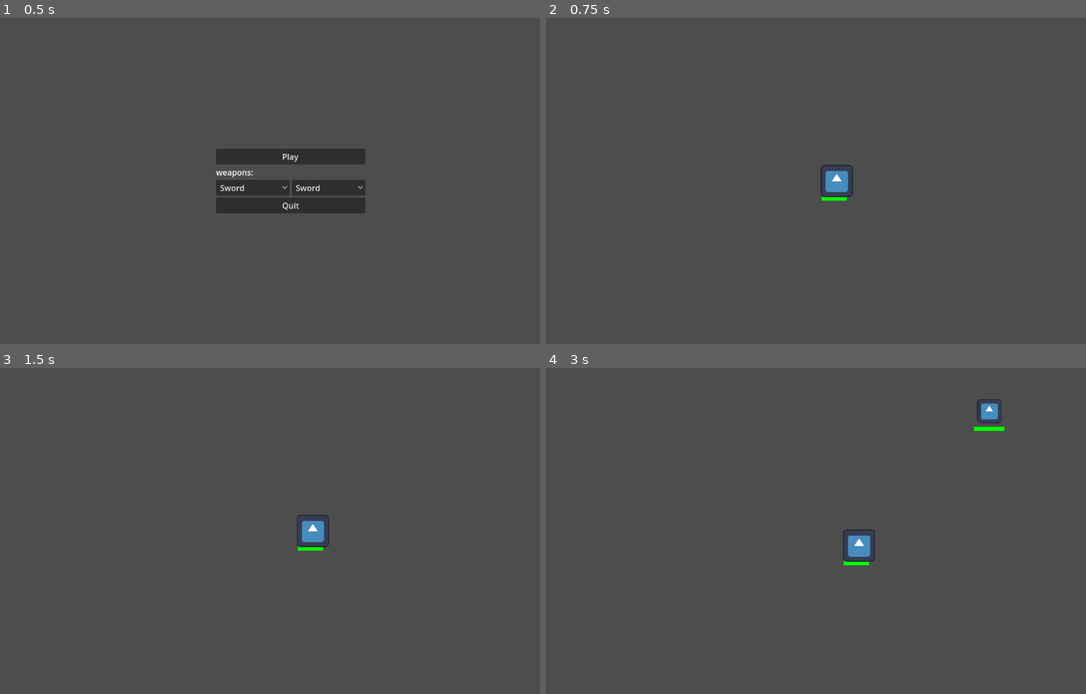
Above: before the commit, frames 1-4 (two rows, left to right).
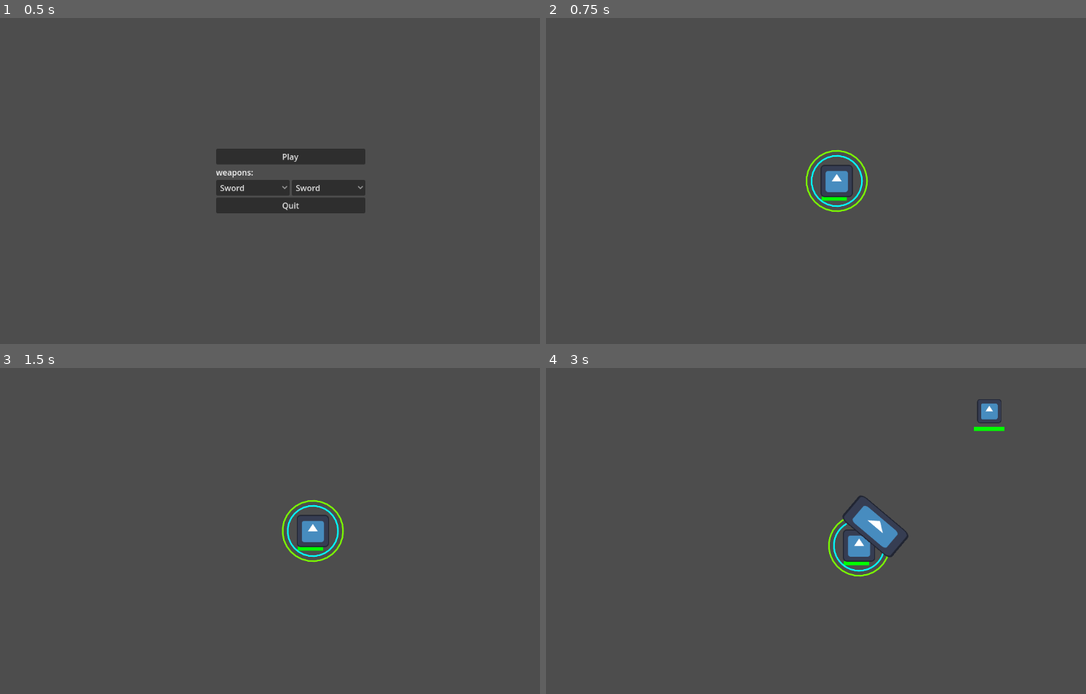
Above: after the commit, the same moments.

Repository: stoelzel/Top-down-swarm-fighting-game
Game: Godot game, scene res://Scenes/Menus/main_menu.tscn
Same seed, same stepped clock (60 frames per second), same inputs: the game is played once before the commit and once after it. The engine's default icon, where the game draws it, is replaced by a stand-in: a white triangle on a blue panel in a dark square.
Inputs (mouse positions are in pixels of both pictures, inside the frame that each line leads up to):
- Up to frame 1 (0.5 s): no input
- Up to frame 2 (0.75 s): click "Play" at 0.5 s
- Up to frame 3 (1.5 s): tap Enter at 1.25 s; move the mouse to (421, 514) at 1.27 s; hold D (move_right) from 1.28 s (still down); hold 1 (1) from 1.28 s (still down)
- Up to frame 4 (3 s): tap 2 (2) at 1.55, 2.1 s; move the mouse to (718, 547) at 2.02 s; release D (move_right) at 2.03 s; release 1 (1) at 2.03 s; hold S (move_down) 2.03-2.78 s; click (718, 547) at 2.3 s; move the mouse to (897, 459) at 2.77 s; press the mouse at (897, 459) at 2.78 s; hold D (move_right) from 2.78 s (still down)

Frame 1 is identical in both runs. In frame 2, 0.4% of the frame differs, in the area x 48-60%, y 40-60%; in frame 3, 0.4%; in frame 4, 1.0%, in the area x 52-68%, y 39-65%.

Commit message:
added secondary attacks, added better cooldown visibility, and other general improvments

Diff:
--- a/Scenes/Weapons/Weapon projectiles/flamethrower_fire.tscn
+++ b/Scenes/Weapons/Weapon projectiles/Primary/flamethrower_fire.tscn
@@ -1,6 +1,6 @@
 [gd_scene load_steps=4 format=3 uid="uid://6fdmy884f5yj"]
 
-[ext_resource type="Script" path="res://Scripts/Weapons/Weapon projectiles/flamethrower_fire.gd" id="1_2rcag"]
+[ext_resource type="Script" path="res://Scripts/Weapons/Weapon projectiles/Primary/flamethrower_fire.gd" id="1_2rcag"]
 [ext_resource type="Texture2D" uid="uid://moeoecj3wcgm" path="res://Assets/icon.svg" id="2_cqyp8"]
 
 [sub_resource type="RectangleShape2D" id="RectangleShape2D_eknoa"]
--- a/Scenes/Weapons/Weapon projectiles/gun_bullet.tscn
+++ b/Scenes/Weapons/Weapon projectiles/Primary/gun_bullet.tscn
@@ -1,6 +1,6 @@
 [gd_scene load_steps=4 format=3 uid="uid://cngutx6f2h66v"]
 
-[ext_resource type="Script" path="res://Scripts/Weapons/Weapon projectiles/gun_bullet.gd" id="1_eq0sa"]
+[ext_resource type="Script" path="res://Scripts/Weapons/Weapon projectiles/Primary/gun_bullet.gd" id="1_eq0sa"]
 [ext_resource type="Texture2D" uid="uid://moeoecj3wcgm" path="res://Assets/icon.svg" id="2_u7oq8"]
 
 [sub_resource type="RectangleShape2D" id="RectangleShape2D_eknoa"]
--- a/Scenes/Weapons/Weapon projectiles/shield.tscn
+++ b/Scenes/Weapons/Weapon projectiles/Primary/shield.tscn
@@ -1,6 +1,6 @@
 [gd_scene load_steps=4 format=3 uid="uid://oyvacjtne4w0"]
 
-[ext_resource type="Script" path="res://Scripts/Weapons/Weapon projectiles/shield.gd" id="1_kota2"]
+[ext_resource type="Script" path="res://Scripts/Weapons/Weapon projectiles/Primary/shield.gd" id="1_kota2"]
 [ext_resource type="Texture2D" uid="uid://moeoecj3wcgm" path="res://Assets/icon.svg" id="2_unoiv"]
 
 [sub_resource type="RectangleShape2D" id="RectangleShape2D_eknoa"]
--- a/Scenes/Weapons/Weapon projectiles/sword_swing.tscn
+++ b/Scenes/Weapons/Weapon projectiles/Primary/sword_swing.tscn
@@ -1,6 +1,6 @@
 [gd_scene load_steps=4 format=3 uid="uid://c4cc7xsc6rnro"]
 
-[ext_resource type="Script" path="res://Scripts/Weapons/Weapon projectiles/sword_swing.gd" id="1_qync5"]
+[ext_resource type="Script" path="res://Scripts/Weapons/Weapon projectiles/Primary/sword_swing.gd" id="1_qync5"]
 [ext_resource type="Texture2D" uid="uid://moeoecj3wcgm" path="res://Assets/icon.svg" id="2_5llgs"]
 
 [sub_resource type="RectangleShape2D" id="RectangleShape2D_eknoa"]
@@ -9,9 +9,11 @@
 script = ExtResource("1_qync5")
 
 [node name="Sprite2D" type="Sprite2D" parent="."]
+position = Vector2(0, -100)
 scale = Vector2(2, 1)
 texture = ExtResource("2_5llgs")
 
 [node name="CollisionShape2D" type="CollisionShape2D" parent="."]
+position = Vector2(0, -100)
 scale = Vector2(12, 6)
 shape = SubResource("RectangleShape2D_eknoa")
--- /dev/null
+++ b/Scenes/Weapons/Weapon projectiles/Secondary/bullet_explosion.tscn
@@ -0,0 +1,20 @@
+[gd_scene load_steps=4 format=3 uid="uid://d2ln8lbs1kkqn"]
+
+[ext_resource type="Script" path="res://Scripts/Weapons/Weapon projectiles/Secondary/bullet_explosion.gd" id="1_g6q4b"]
+[ext_resource type="Texture2D" uid="uid://moeoecj3wcgm" path="res://Assets/icon.svg" id="2_ya6k4"]
+
+[sub_resource type="CircleShape2D" id="CircleShape2D_knu68"]
+radius = 125.0
+
+[node name="Flamethrower Fire" type="Area2D"]
+script = ExtResource("1_g6q4b")
+
+[node name="Sprite2D" type="Sprite2D" parent="."]
+scale = Vector2(2, 2)
+texture = ExtResource("2_ya6k4")
+
+[node name="CollisionShape2D" type="CollisionShape2D" parent="."]
+shape = SubResource("CircleShape2D_knu68")
+
+[node name="Marker2D" type="Node2D" parent="."]
+position = Vector2(0, -50)
--- /dev/null
+++ b/Scenes/Weapons/Weapon projectiles/Secondary/gun_bullet_secondary.tscn
@@ -0,0 +1,24 @@
+[gd_scene load_steps=5 format=3 uid="uid://3qgui1xw5ke1"]
+
+[ext_resource type="Script" path="res://Scripts/Weapons/Weapon projectiles/Secondary/gun_bullet_secondary.gd" id="1_ypu7t"]
+[ext_resource type="PackedScene" uid="uid://d2ln8lbs1kkqn" path="res://Scenes/Weapons/Weapon projectiles/Secondary/bullet_explosion.tscn" id="2_xkj0d"]
+[ext_resource type="Texture2D" uid="uid://moeoecj3wcgm" path="res://Assets/icon.svg" id="3_ubic4"]
+
+[sub_resource type="RectangleShape2D" id="RectangleShape2D_eknoa"]
+size = Vector2(40, 80)
+
+[node name="Gun Bullet" type="Area2D"]
+script = ExtResource("1_ypu7t")
+prefab_1 = ExtResource("2_xkj0d")
+
+[node name="Sprite2D" type="Sprite2D" parent="."]
+scale = Vector2(0.375, 0.75)
+texture = ExtResource("3_ubic4")
+
+[node name="CollisionShape2D" type="CollisionShape2D" parent="."]
+shape = SubResource("RectangleShape2D_eknoa")
+
+[node name="Marker2D" type="Node2D" parent="."]
+position = Vector2(0, -50)
+
+[connection signal="area_entered" from="." to="." method="_on_area_entered"]
--- /dev/null
+++ b/Scenes/Weapons/Weapon projectiles/Secondary/shield_secondary.tscn
@@ -0,0 +1,17 @@
+[gd_scene load_steps=4 format=3 uid="uid://dpihw3qft6aeh"]
+
+[ext_resource type="Script" path="res://Scripts/Weapons/Weapon projectiles/Secondary/shield_secondary.gd" id="1_3anda"]
+[ext_resource type="Texture2D" uid="uid://moeoecj3wcgm" path="res://Assets/icon.svg" id="2_hnoji"]
+
+[sub_resource type="RectangleShape2D" id="RectangleShape2D_eknoa"]
+
+[node name="Shield" type="Area2D"]
+script = ExtResource("1_3anda")
+
+[node name="Sprite2D" type="Sprite2D" parent="."]
+scale = Vector2(1.5, 0.5)
+texture = ExtResource("2_hnoji")
+
+[node name="CollisionShape2D" type="CollisionShape2D" parent="."]
+scale = Vector2(9, 3)
+shape = SubResource("RectangleShape2D_eknoa")
--- /dev/null
+++ b/Scenes/Weapons/Weapon projectiles/Secondary/sword_swing_secondary.tscn
@@ -0,0 +1,19 @@
+[gd_scene load_steps=4 format=3 uid="uid://b2157c3nrxkkm"]
+
+[ext_resource type="Script" path="res://Scripts/Weapons/Weapon projectiles/Secondary/sword_swing_secondary.gd" id="1_f1v6p"]
+[ext_resource type="Texture2D" uid="uid://moeoecj3wcgm" path="res://Assets/icon.svg" id="2_anyhb"]
+
+[sub_resource type="RectangleShape2D" id="RectangleShape2D_eknoa"]
+
+[node name="Sword Swing" type="Area2D"]
+script = ExtResource("1_f1v6p")
+
+[node name="Sprite2D" type="Sprite2D" parent="."]
+position = Vector2(0, -100)
+scale = Vector2(2, 1)
+texture = ExtResource("2_anyhb")
+
+[node name="CollisionShape2D" type="CollisionShape2D" parent="."]
+position = Vector2(0, -100)
+scale = Vector2(12, 6)
+shape = SubResource("RectangleShape2D_eknoa")
--- a/Scenes/Weapons/Weapons generators/Flame_thrower_generator.tscn
+++ b/Scenes/Weapons/Weapons generators/Flame_thrower_generator.tscn
@@ -1,7 +1,7 @@
 [gd_scene load_steps=3 format=3 uid="uid://oanfd7o51mo8"]
 
 [ext_resource type="Script" path="res://Scripts/Weapons/Weapon generators/flame_thrower_generator.gd" id="1_bn5y1"]
-[ext_resource type="PackedScene" uid="uid://6fdmy884f5yj" path="res://Scenes/Weapons/Weapon projectiles/flamethrower_fire.tscn" id="2_ev1bw"]
+[ext_resource type="PackedScene" uid="uid://6fdmy884f5yj" path="res://Scenes/Weapons/Weapon projectiles/Primary/flamethrower_fire.tscn" id="2_ev1bw"]
 
 [node name="Gun generator" type="Node2D"]
 script = ExtResource("1_bn5y1")
--- a/Scenes/Weapons/Weapons generators/Gun_generator.tscn
+++ b/Scenes/Weapons/Weapons generators/Gun_generator.tscn
@@ -1,8 +1,10 @@
-[gd_scene load_steps=3 format=3 uid="uid://bc06lf562frr6"]
+[gd_scene load_steps=4 format=3 uid="uid://bc06lf562frr6"]
 
 [ext_resource type="Script" path="res://Scripts/Weapons/Weapon generators/gun_generator.gd" id="1_l8uo8"]
-[ext_resource type="PackedScene" uid="uid://cngutx6f2h66v" path="res://Scenes/Weapons/Weapon projectiles/gun_bullet.tscn" id="2_32xg5"]
+[ext_resource type="PackedScene" uid="uid://cngutx6f2h66v" path="res://Scenes/Weapons/Weapon projectiles/Primary/gun_bullet.tscn" id="2_32xg5"]
+[ext_resource type="PackedScene" uid="uid://3qgui1xw5ke1" path="res://Scenes/Weapons/Weapon projectiles/Secondary/gun_bullet_secondary.tscn" id="3_t3uu8"]
 
 [node name="Gun generator" type="Node2D"]
 script = ExtResource("1_l8uo8")
 prefab_1 = ExtResource("2_32xg5")
+prefab_2 = ExtResource("3_t3uu8")
--- a/Scenes/Weapons/Weapons generators/shield_generator.tscn
+++ b/Scenes/Weapons/Weapons generators/shield_generator.tscn
@@ -1,8 +1,10 @@
-[gd_scene load_steps=3 format=3 uid="uid://foy24m0o31ab"]
+[gd_scene load_steps=4 format=3 uid="uid://foy24m0o31ab"]
 
 [ext_resource type="Script" path="res://Scripts/Weapons/Weapon generators/shield_generator.gd" id="1_x7kdv"]
-[ext_resource type="PackedScene" uid="uid://oyvacjtne4w0" path="res://Scenes/Weapons/Weapon projectiles/shield.tscn" id="2_5bv1f"]
+[ext_resource type="PackedScene" uid="uid://oyvacjtne4w0" path="res://Scenes/Weapons/Weapon projectiles/Primary/shield.tscn" id="2_5bv1f"]
+[ext_resource type="PackedScene" uid="uid://dpihw3qft6aeh" path="res://Scenes/Weapons/Weapon projectiles/Secondary/shield_secondary.tscn" id="3_alniv"]
 
 [node name="Shield generator" type="Node2D"]
 script = ExtResource("1_x7kdv")
 prefab_1 = ExtResource("2_5bv1f")
+prefab_2 = ExtResource("3_alniv")
--- a/Scenes/Weapons/Weapons generators/sword_generator.tscn
+++ b/Scenes/Weapons/Weapons generators/sword_generator.tscn
@@ -1,8 +1,10 @@
-[gd_scene load_steps=3 format=3 uid="uid://6c07lsshnmsd"]
+[gd_scene load_steps=4 format=3 uid="uid://6c07lsshnmsd"]
 
 [ext_resource type="Script" path="res://Scripts/Weapons/Weapon generators/sword_generator.gd" id="1_d3paj"]
-[ext_resource type="PackedScene" uid="uid://c4cc7xsc6rnro" path="res://Scenes/Weapons/Weapon projectiles/sword_swing.tscn" id="2_qjby5"]
+[ext_resource type="PackedScene" uid="uid://c4cc7xsc6rnro" path="res://Scenes/Weapons/Weapon projectiles/Primary/sword_swing.tscn" id="2_qjby5"]
+[ext_resource type="PackedScene" uid="uid://b2157c3nrxkkm" path="res://Scenes/Weapons/Weapon projectiles/Secondary/sword_swing_secondary.tscn" id="3_08ce2"]
 
 [node name="Sword generator" type="Node2D"]
 script = ExtResource("1_d3paj")
 prefab_1 = ExtResource("2_qjby5")
+prefab_2 = ExtResource("3_08ce2")
--- a/Scenes/game.tscn
+++ b/Scenes/game.tscn
@@ -2,7 +2,7 @@
 
 [ext_resource type="PackedScene" uid="uid://cmussoaoyjx5c" path="res://Scenes/player.tscn" id="1_frit7"]
 [ext_resource type="Script" path="res://Scripts/game.gd" id="1_lxf3j"]
-[ext_resource type="Script" path="res://Scripts/Weapons/Weapon projectiles/weapons_manager.gd" id="2_72a5l"]
+[ext_resource type="Script" path="res://Scripts/Weapons/weapons_manager.gd" id="2_72a5l"]
 [ext_resource type="Script" path="res://Scripts/Enemies/enemy_manager.gd" id="4_nmm0a"]
 [ext_resource type="PackedScene" uid="uid://dmdf0cwm76n6h" path="res://Scenes/Enemies/enemy.tscn" id="5_1uf4e"]
 [ext_resource type="PackedScene" uid="uid://foy24m0o31ab" path="res://Scenes/Weapons/Weapons generators/shield_generator.tscn" id="5_33dmd"]
--- a/Scripts/Enemies/enemy.gd
+++ b/Scripts/Enemies/enemy.gd
@@ -34,15 +34,15 @@
 
 	for item in objects_inside:
 		if "passive_damage" in item:
-			if "knockback" in item:
+			if "passive_knockback" in item:
 				var knock_dir = (position - item.knockback_position).normalized()
-				velocity += knock_dir * item.knockback * delta
+				velocity += knock_dir * item.passive_knockback * delta
 			if "stun" in item:
 				if stun_time < item.stun:
 					stun_time = item.stun
 
-			if "fire_inflict" in item:
-				on_fire = item.fire_inflict
+			if "passive_fire_inflict" in item:
+				on_fire = item.passive_fire_inflict
 			health -= item.passive_damage * delta
 			_health_check()
 
--- a/Scripts/Weapons/Weapon generators/flame_thrower_generator.gd
+++ b/Scripts/Weapons/Weapon generators/flame_thrower_generator.gd
@@ -7,6 +7,7 @@
 
 var ammo: float = 2
 var primary_cooldown: float
+var secondary_cooldown: float
 
 var game_object: Node2D
 
@@ -23,9 +24,10 @@
 	queue_redraw()
 
 	primary_cooldown -= delta
+	secondary_cooldown -= delta
 
 	if !Input.is_action_pressed("primary_action") or weapons_manager.equiped_weapon != self:
-		ammo += delta
+		ammo += delta / 2
 
 	if ammo > 2:
 		ammo = 2
@@ -50,11 +52,28 @@
 			inst.rotation += deg_to_rad((-90 * randf_range(0.95, 1.05)))
 			inst.knockback_position = inst.position
 			game_object.add_child(inst)
-	if ammo > 0:
-		ammo -= delta
+			ammo -= 0.1
+	#if ammo > 0:
+		#ammo -= delta
+
+
+func _attack_secondary(delta: float) -> void:
+	if Input.is_action_just_pressed("secondary_action"):
+		if secondary_cooldown < 0:
+			while ammo > 0.08:
+				secondary_cooldown = 0.75
+				var inst = prefab_1.instantiate()
+				inst.position = player.position
+				inst.look_at(mouse_position)
+				inst.rotation += deg_to_rad((-90 * randf_range(0.85, 1.15)))
+				inst.knockback_position = inst.position
+				game_object.add_child(inst)
+				ammo -= 0.08
 
 
 func _draw() -> void:
 	if weapons_manager.equiped_weapon == self:
 		if player != null:
 			draw_line((player.global_position + Vector2(-60, -70)), (player.global_position + Vector2(((ammo * 60) - 60), -70)), Color.GREEN, 16)
+			draw_arc(player.global_position, 100, 0, deg_to_rad(360 - (primary_cooldown * 3600)), 30, Color.CYAN, 5, true)
+			draw_arc(player.global_position, 120, 0, deg_to_rad(360 - (secondary_cooldown * 480)), 30, Color.LAWN_GREEN, 5, true)
--- a/Scripts/Weapons/Weapon generators/gun_generator.gd
+++ b/Scripts/Weapons/Weapon generators/gun_generator.gd
@@ -1,12 +1,14 @@
 extends Node2D
 
 @export var prefab_1: PackedScene
+@export var prefab_2: PackedScene
 
 var weapons_manager: Node2D
 var player
 
 var ammo: float = 6
 var primary_cooldown: float
+var secondary_cooldown: float
 
 var game_object: Node2D
 
@@ -26,7 +28,10 @@
 func _process(delta: float) -> void:
 	queue_redraw()
 
+	base_reload_time = 1.5 - 0.25 * ammo
+
 	primary_cooldown -= delta
+	secondary_cooldown -= delta
 	reload_time -= delta
 	if reloading == true:
 		if reload_time < 0:
@@ -62,6 +67,26 @@
 					reload_time = base_reload_time
 
 
+func _attack_secondary(delta: float) -> void:
+	if Input.is_action_just_pressed("secondary_action"):
+		if secondary_cooldown < 0:
+			if ammo >= 3:
+				if reloading == false:
+					ammo -= 3
+					secondary_cooldown = 1
+					var inst = prefab_2.instantiate()
+					inst.position = player.position
+					inst.look_at(mouse_position)
+					inst.rotation += deg_to_rad(-90)
+					inst.knockback_position = inst.position
+					inst.game_object = game_object
+					game_object.add_child(inst)
+			else:
+				if reloading == false:
+					reloading = true
+					reload_time = base_reload_time
+
+
 func _reload():
 	reloading = true
 	reload_time = base_reload_time
@@ -71,5 +96,7 @@
 	if weapons_manager.equiped_weapon == self:
 		if player != null:
 			draw_line((player.global_position + Vector2(-60, -70)), (player.global_position + Vector2(((ammo * 20) - 60), -70)), Color.GREEN, 16)
+			draw_arc(player.global_position, 100, 0, deg_to_rad(360 - (primary_cooldown * 7200)), 30, Color.CYAN, 5, true)
+			draw_arc(player.global_position, 120, 0, deg_to_rad(360 - (secondary_cooldown * 360)), 30, Color.LAWN_GREEN, 5, true)
 			if reloading:
-				draw_arc(player.global_position, 90, 0, deg_to_rad(reload_time * 240), 30, Color.CRIMSON, 5, true)
+				draw_arc(player.global_position, 140, 0, deg_to_rad(reload_time * 240), 30, Color.CRIMSON, 5, true)
--- a/Scripts/Weapons/Weapon generators/shield_generator.gd
+++ b/Scripts/Weapons/Weapon generators/shield_generator.gd
@@ -1,10 +1,12 @@
 extends Node2D
 
 @export var prefab_1: PackedScene
+@export var prefab_2: PackedScene
 
 var weapons_manager: Node2D
 
 var primary_cooldown: float
+var secondary_cooldown: float
 
 var game_object: Node2D
 var direction: Vector2
@@ -19,6 +21,9 @@
 # Called every frame. 'delta' is the elapsed time since the previous frame.
 func _process(delta: float) -> void:
 	primary_cooldown -= delta
+	secondary_cooldown -= delta
+
+	queue_redraw()
 
 
 func _manager_add(stored_weapon):
@@ -37,3 +42,25 @@
 		inst.rotation += deg_to_rad(-90)
 		inst.knockback_position = inst.position - (50 * direction)
 		game_object.add_child(inst)
+
+
+func _attack_secondary(delta: float) -> void:
+	if Input.is_action_just_pressed("secondary_action"):
+		if secondary_cooldown < 0:
+			secondary_cooldown = 1
+			var inst = prefab_2.instantiate()
+			inst.position = player.position
+			inst.position += 100 * direction
+			inst.look_at(inst.position + direction)
+			inst.rotation += deg_to_rad(90)
+			inst.direction = direction
+			inst.player = player
+			inst.knockback_position = inst.position - (50 * direction)
+			game_object.add_child(inst)
+
+
+func _draw() -> void:
+	if weapons_manager.equiped_weapon == self:
+		if player != null:
+			draw_arc(player.global_position, 100, 0, deg_to_rad(360 - (primary_cooldown * 1)), 30, Color.CYAN, 5, true)
+			draw_arc(player.global_position, 120, 0, deg_to_rad(360 - (secondary_cooldown * 360)), 30, Color.LAWN_GREEN, 5, true)
--- a/Scripts/Weapons/Weapon generators/sword_generator.gd
+++ b/Scripts/Weapons/Weapon generators/sword_generator.gd
@@ -1,10 +1,12 @@
 extends Node2D
 
 @export var prefab_1: PackedScene
+@export var prefab_2: PackedScene
 
 var weapons_manager: Node2D
 
 var primary_cooldown: float
+var secondary_cooldown: float
 
 var game_object: Node2D
 var direction: Vector2
@@ -19,6 +21,9 @@
 # Called every frame. 'delta' is the elapsed time since the previous frame.
 func _process(delta: float) -> void:
 	primary_cooldown -= delta
+	secondary_cooldown -= delta
+
+	queue_redraw()
 
 
 func _manager_add(stored_weapon):
@@ -34,8 +39,26 @@
 			primary_cooldown = 0.3
 			var inst = prefab_1.instantiate()
 			inst.position = player.position
-			inst.position += 100 * direction
-			inst.look_at(player.position)
-			inst.rotation += deg_to_rad(-90)
-			inst.knockback_position = inst.position - (50 * direction)
+			inst.look_at(inst.position + direction)
+			inst.rotation += deg_to_rad(50)
+			inst.player = player
 			game_object.add_child(inst)
+
+
+func _attack_secondary(delta: float) -> void:
+	if Input.is_action_just_pressed("secondary_action"):
+		if secondary_cooldown < 0:
+			secondary_cooldown = 1
+			var inst = prefab_2.instantiate()
+			inst.position = player.position
+			inst.look_at(inst.position + direction)
+			inst.rotation += deg_to_rad(90)
+			inst.player = player
+			game_object.add_child(inst)
+
+
+func _draw() -> void:
+	if weapons_manager.equiped_weapon == self:
+		if player != null:
+			draw_arc(player.global_position, 100, 0, deg_to_rad(360 - (primary_cooldown * 1200)), 30, Color.CYAN, 5, true)
+			draw_arc(player.global_position, 120, 0, deg_to_rad(360 - (secondary_cooldown * 360)), 30, Color.LAWN_GREEN, 5, true)
--- a/Scripts/Weapons/Weapon projectiles/sword_swing.gd
+++ b/Scripts/Weapons/Weapon projectiles/Primary/sword_swing.gd
@@ -7,17 +7,26 @@
 var timer: float
 var exist: bool = false
 
+var player: Node2D
+
+var prev_player_pos: Vector2
+
+var direction: Vector2
 var knockback_position: Vector2
 
 # Called when the node enters the scene tree for the first time.
 func _ready() -> void:
-	pass
+	prev_player_pos = player.position
 
 
 # Called every frame. 'delta' is the elapsed time since the previous frame.
 func _process(delta: float) -> void:
+	knockback_position = position
 	timer += delta
-	if timer > 0.05:
-		if exist == true:
-			queue_free()
-	exist = true
+	rotation += delta * 5
+	position += direction * 250 * delta
+	position += player.position - prev_player_pos
+	if timer > 0.2:
+		queue_free()
+
+	prev_player_pos = player.position
--- /dev/null
+++ b/Scripts/Weapons/Weapon projectiles/Secondary/bullet_explosion.gd
@@ -0,0 +1,28 @@
+extends Area2D
+
+var damage: float = 300.0
+var passive_damage: float = 100.0
+var knockback: float = 1000.0
+var stun: float = 0.0
+
+var timer: float
+var exist: bool = false
+
+var knockback_position: Vector2
+
+var fire_inflict: float = 1.0
+
+# Called when the node enters the scene tree for the first time.
+func _ready() -> void:
+	pass
+
+
+# Called every frame. 'delta' is the elapsed time since the previous frame.
+func _process(delta: float) -> void:
+	if exist == true:
+		damage = 0
+	timer += delta
+	if timer > 0.2:
+		if exist == true:
+			queue_free()
+	exist = true
--- /dev/null
+++ b/Scripts/Weapons/Weapon projectiles/Secondary/gun_bullet_secondary.gd
@@ -0,0 +1,47 @@
+extends Area2D
+
+@export var prefab_1: PackedScene
+
+var speed: float = 800.0
+
+var game_object: Node2D
+
+var has_collided: bool
+
+var damage: float = 600.0
+var stun: float = 0.25
+
+var timer: float
+var exist: bool = false
+
+var knockback_position: Vector2
+
+# Called when the node enters the scene tree for the first time.
+func _ready() -> void:
+	pass
+
+
+# Called every frame. 'delta' is the elapsed time since the previous frame.
+func _process(delta: float) -> void:
+	var direction = (position - $Marker2D.global_position).normalized()
+	position += direction * delta * speed
+	knockback_position = position
+
+	if has_collided == true:
+		var inst = prefab_1.instantiate()
+		inst.position = position
+		inst.knockback_position = position
+		game_object.add_child(inst)
+		queue_free()
+
+	timer += delta
+	if timer > 10:
+		if exist == true:
+			queue_free()
+	exist = true
+
+
+func _on_area_entered(area: Area2D) -> void:
+	if "type" in area:
+		if area.type == "enemy":
+			has_collided = true
--- /dev/null
+++ b/Scripts/Weapons/Weapon projectiles/Secondary/shield_secondary.gd
@@ -0,0 +1,31 @@
+extends Area2D
+
+var damage: float = 100.0
+var knockback: float = 1000.0
+var stun = 1.5
+
+var timer: float
+var exist: bool = false
+
+var player: Node2D
+
+var prev_player_pos: Vector2
+
+var direction: Vector2
+var knockback_position: Vector2
+
+# Called when the node enters the scene tree for the first time.
+func _ready() -> void:
+	prev_player_pos = player.position
+
+
+# Called every frame. 'delta' is the elapsed time since the previous frame.
+func _process(delta: float) -> void:
+	knockback_position = position - (500 * direction)
+	timer += delta
+	position += direction * 250 * delta
+	position += player.position - prev_player_pos
+	if timer > 0.2:
+		queue_free()
+
+	prev_player_pos = player.position
--- /dev/null
+++ b/Scripts/Weapons/Weapon projectiles/Secondary/sword_swing_secondary.gd
@@ -0,0 +1,32 @@
+extends Area2D
+
+var damage: float = 300.0
+var knockback: float = 300.0
+var stun: float = 0.25
+
+var timer: float
+var exist: bool = false
+
+var player: Node2D
+
+var prev_player_pos: Vector2
+
+var direction: Vector2
+var knockback_position: Vector2
+
+# Called when the node enters the scene tree for the first time.
+func _ready() -> void:
+	prev_player_pos = player.position
+
+
+# Called every frame. 'delta' is the elapsed time since the previous frame.
+func _process(delta: float) -> void:
+	knockback_position = position
+	timer += delta
+	rotation += delta * 10
+	position += direction * 250 * delta
+	position += player.position - prev_player_pos
+	if timer > 0.75:
+		queue_free()
+
+	prev_player_pos = player.position
--- a/Scripts/Weapons/Weapon projectiles/weapons_manager.gd
+++ b/Scripts/Weapons/weapons_manager.gd
@@ -57,8 +57,16 @@
 
 	if stored_weapon_equiped == 1:
 		equiped_weapon = stored_weapon_1
+		if equiped_weapon.has_method("_attack_primary") == true:
+			equiped_weapon.player = player
+			equiped_weapon.game_object = owner
+			equiped_weapon.direction = (mouse_position - player.position).normalized()
 	elif stored_weapon_equiped == 2:
 		equiped_weapon = stored_weapon_2
+		if equiped_weapon.has_method("_attack_primary") == true:
+			equiped_weapon.player = player
+			equiped_weapon.game_object = owner
+			equiped_weapon.direction = (mouse_position - player.position).normalized()
 
 	if Input.is_action_pressed("primary_action"):
 		if equiped_weapon != null:
@@ -70,10 +78,23 @@
 				equiped_weapon.direction = (mouse_position - player.position).normalized()
 				equiped_weapon._attack_primary(delta)
 
+	if Input.is_action_pressed("secondary_action"):
+		if equiped_weapon != null:
+			if "mouse_position" in equiped_weapon:
+				equiped_weapon.mouse_position = mouse_position
+			if equiped_weapon.has_method("_attack_secondary") == true:
+				equiped_weapon.player = player
+				equiped_weapon.game_object = owner
+				equiped_weapon.direction = (mouse_position - player.position).normalized()
+				equiped_weapon._attack_secondary(delta)
+
 	if Input.is_action_pressed("reload"):
 		if equiped_weapon != null:
 			if equiped_weapon.has_method("_reload") == true:
 				equiped_weapon._reload()
+
+
+	queue_redraw()
 
 
 func _create_weapon_generator(prefab, stored_weapon):
@@ -83,10 +104,7 @@
 	add_child(inst)
 
 
-	queue_redraw()
-
-
-func _draw() -> void:
-	if equiped_weapon != null:
-		if equiped_weapon.primary_cooldown < 0:
-			draw_circle(player.global_position, 70, Color.AQUA, false, 5.0, false)
+#func _draw() -> void:
+#	if equiped_weapon != null:
+#		if equiped_weapon.primary_cooldown < 0:
+#			draw_circle(player.global_position, 70, Color.AQUA, false, 5.0, false)
--- a/project.godot
+++ b/project.godot
@@ -51,6 +51,11 @@
 "events": [Object(InputEventMouseButton,"resource_local_to_scene":false,"resource_name":"","device":-1,"window_id":0,"a …(258 unchanged characters)…
 ]
 }
+secondary_action={
+"deadzone": 0.5,
+"events": [Object(InputEventMouseButton,"resource_local_to_scene":false,"resource_name":"","device":-1,"window_id":0,"alt_pressed":false,"shift_pressed":false,"ctrl_pressed":false,"meta_pressed":false,"button_mask":2,"position":Vector2(45, 12),"global_position":Vector2(54, 58),"factor":1.0,"button_index":2,"canceled":false,"pressed":true,"double_click":false,"script":null)
+]
+}
 1={
 "deadzone": 0.5,
 "events": [Object(InputEventKey,"resource_local_to_scene":false,"resource_name":"","device":-1,"window_id":0,"alt_press …(191 unchanged characters)…
Renamed: Scripts/Weapons/Weapon projectiles/flamethrower_fire.gd -> Scripts/Weapons/Weapon projectiles/Primary/flamethrower_fire.gd
Renamed: Scripts/Weapons/Weapon projectiles/gun_bullet.gd -> Scripts/Weapons/Weapon projectiles/Primary/gun_bullet.gd
Renamed: Scripts/Weapons/Weapon projectiles/shield.gd -> Scripts/Weapons/Weapon projectiles/Primary/shield.gd
